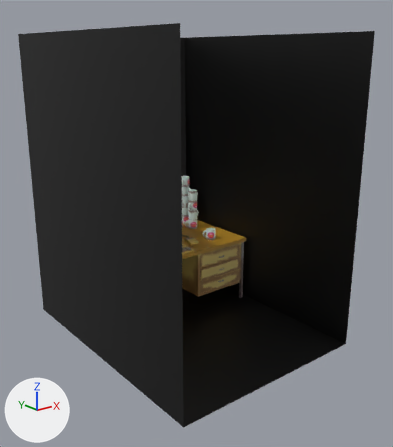
What one commit did to the FBX model Assets/Art/desk2/Desk.fbx.
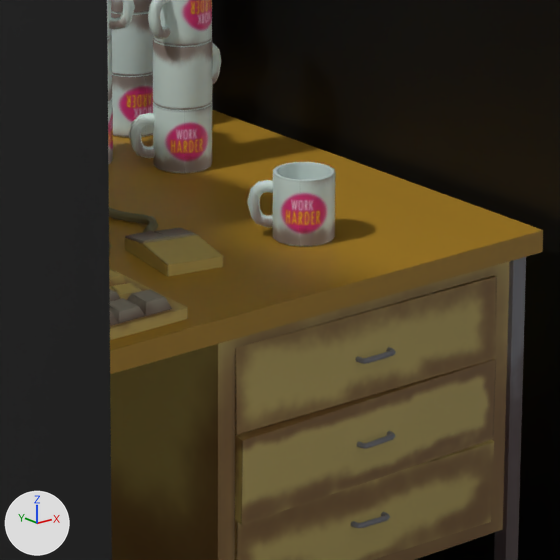
There are two pictures of each version: one whole from a camera (50 mm lens) standing at (-3.23, -4.9, 2.82) and looking at (0.04, -0.82, 1.19), one close up on the part from 42% to 63% of the width and 46% to 64% of the height. The axes (+X, +Y, +Z) are drawn at lower left. The lights are the same throughout. The older version's two pictures come first. Where no turn or scale is listed for an object, it has been applied to the vertices.

The older version as bpy lines, for what is in view:
```python
me_cylinder_011 = bpy.data.meshes.new('Cylinder.011')
me_cylinder_011.from_pydata(...)  # 200 vertices, 178 faces; spans x -0.071..0.0542, y -0.0542..0.0752, z 0.0..0.1212
me_cylinder_011.materials.append(mat_material_001)  # picture img_maindiffuse_png
me_cylinder_012 = bpy.data.meshes.new('Cylinder.012')
me_cylinder_012.from_pydata(...)  # 872 vertices, 755 faces; spans x -0.097..0.087, y -0.095..0.075, z 0.0..0.601
me_cylinder_012.materials.append(mat_material_001)  # picture img_maindiffuse_png
me_cylinder_014 = bpy.data.meshes.new('Cylinder.014')
me_cylinder_014.from_pydata(...)  # 704 vertices, 611 faces; spans x -0.095..0.098, y -0.054..0.06, z 0.0..0.481
me_cylinder_014.materials.append(mat_material_001)  # picture img_maindiffuse_png
ob_mugplain = bpy.data.objects.new('MugPlain', me_cylinder_011)
ob_mugplain.location = (0.65, -0.32, 0.76)
ob_mugstack1 = bpy.data.objects.new('MugStack1', me_cylinder_012)
ob_mugstack1.location = (0.8, 0.36, 0.76)
ob_mugstack2 = bpy.data.objects.new('MugStack2', me_cylinder_014)
ob_mugstack2.location = (0.74, 0.13, 0.76)
# also in view: 'MugStack3' at (0.6, 0.25, 0.94); 'Desk' at (0.0, 0.0, 0.38); 'Computer' at (0.1, 0.07, 1.09); 'Cube' at (0.0, -0.67, 1.5)
```
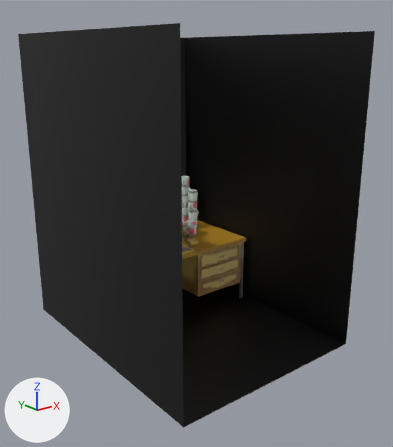
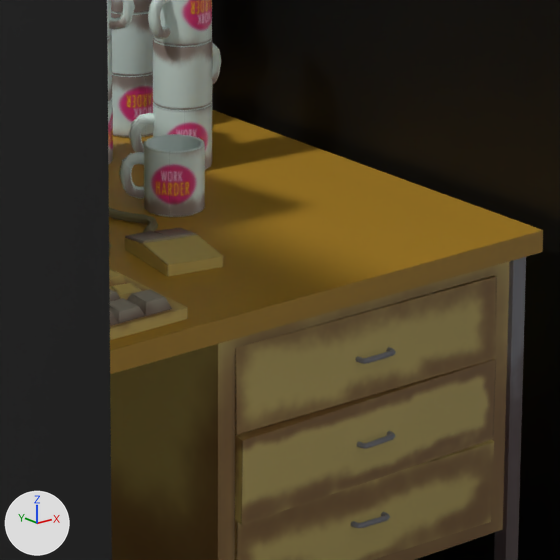
Where the change shows, as pixel boxes (x1, y1, x2, y2) in the close-ups (560 x 560 px):
'MugPlain', moved: before (247, 162, 336, 247); after (119, 134, 205, 217)

The change, as a diff of the scene's bpy script:
```diff
--- a/Assets/Art/desk2/Desk.fbx.py
+++ b/Assets/Art/desk2/Desk.fbx.py
@@ ob_mugplain @@
 ob_mugplain = bpy.data.objects.new('MugPlain', me_cylinder_011)
-ob_mugplain.location = (0.65, -0.32, 0.76)
+ob_mugplain.location = (0.574, -0.056, 0.76)
```
